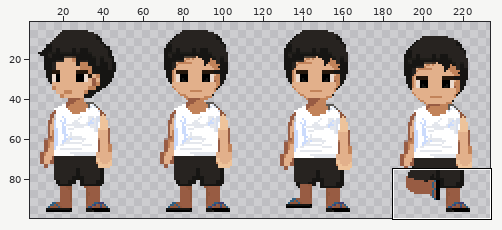
Two versions of one sprite sheet, assets/DRIBBLE.png. The picture above shows the old version from afar; the outline marks the close-up.
Close-up. Before the edit:
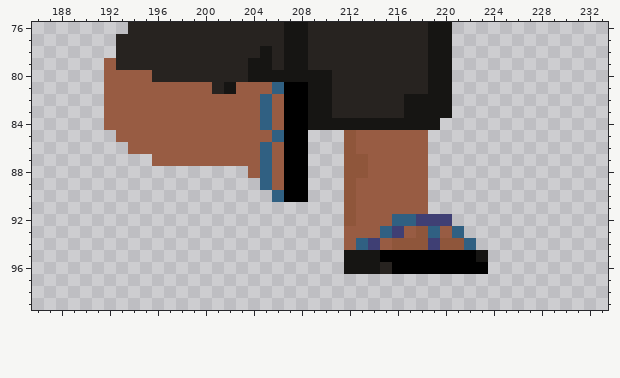
The file is 240x100 pixels. Colours within 5 levels of each other are drawn and written as one. Shown: x 186..233, y 76..99. The wide view leaves out empty margins. The commit also changed other parts of the picture, which this record leaves out.
The result:
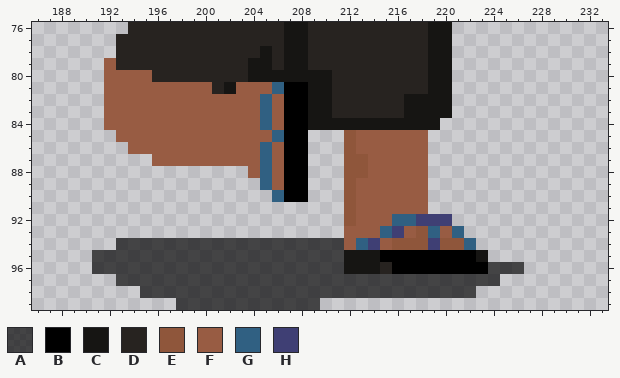
Palette (. is transparent): A #000000aa  B #000000  C #161513  D #272320  E #8f563b  F #985c43  G #306082  H #3f3f74
The exact change:
@@ x 186..233 @@
  93 ..........................FFFGHFEGFG............
- 94 ..........................FGHFEEEHEEG...........
- 95 ..........................CCCBBBBBBBBC..........
- 96 ..........................CCCDBBBBBBBB..........
- 97 ................................................
- 98 ................................................
- 99 ................................................
+ 94 .......AAAAAAAAAAAAAAAAAAAFGHFEEEHEEG...........
+ 95 .....AAAAAAAAAAAAAAAAAAAAACCCBBBBBBBBC..........
+ 96 .....AAAAAAAAAAAAAAAAAAAAACCCDBBBBBBBBAAA.......
+ 97 .......AAAAAAAAAAAAAAAAAAAAAAAAAAAAAAAA.........
+ 98 .........AAAAAAAAAAAAAAAAAAAAAAAAAAAA...........
+ 99 ............AAAAAAAAAAAA........................
Boxes around the changes in both close-ups, in picture pixels (x1, y1, x2, y2):
added: (92, 238, 524, 310)
